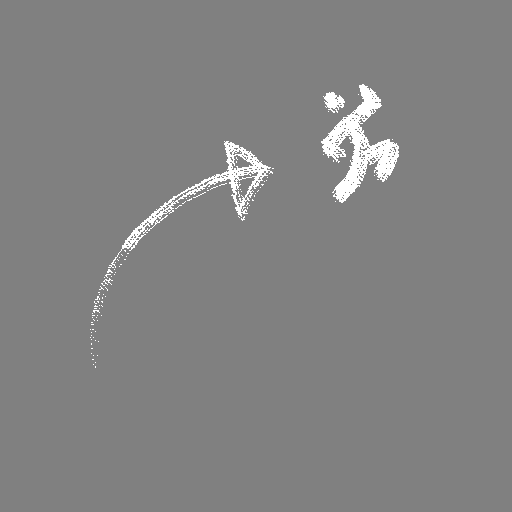
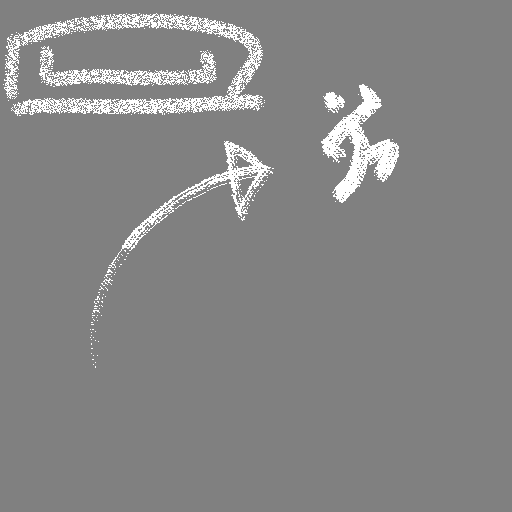
Layered file, before and after one edit (512px x 512px). Changes by layer:
painted on "레이어 1" over [3, 13, 265, 116]
